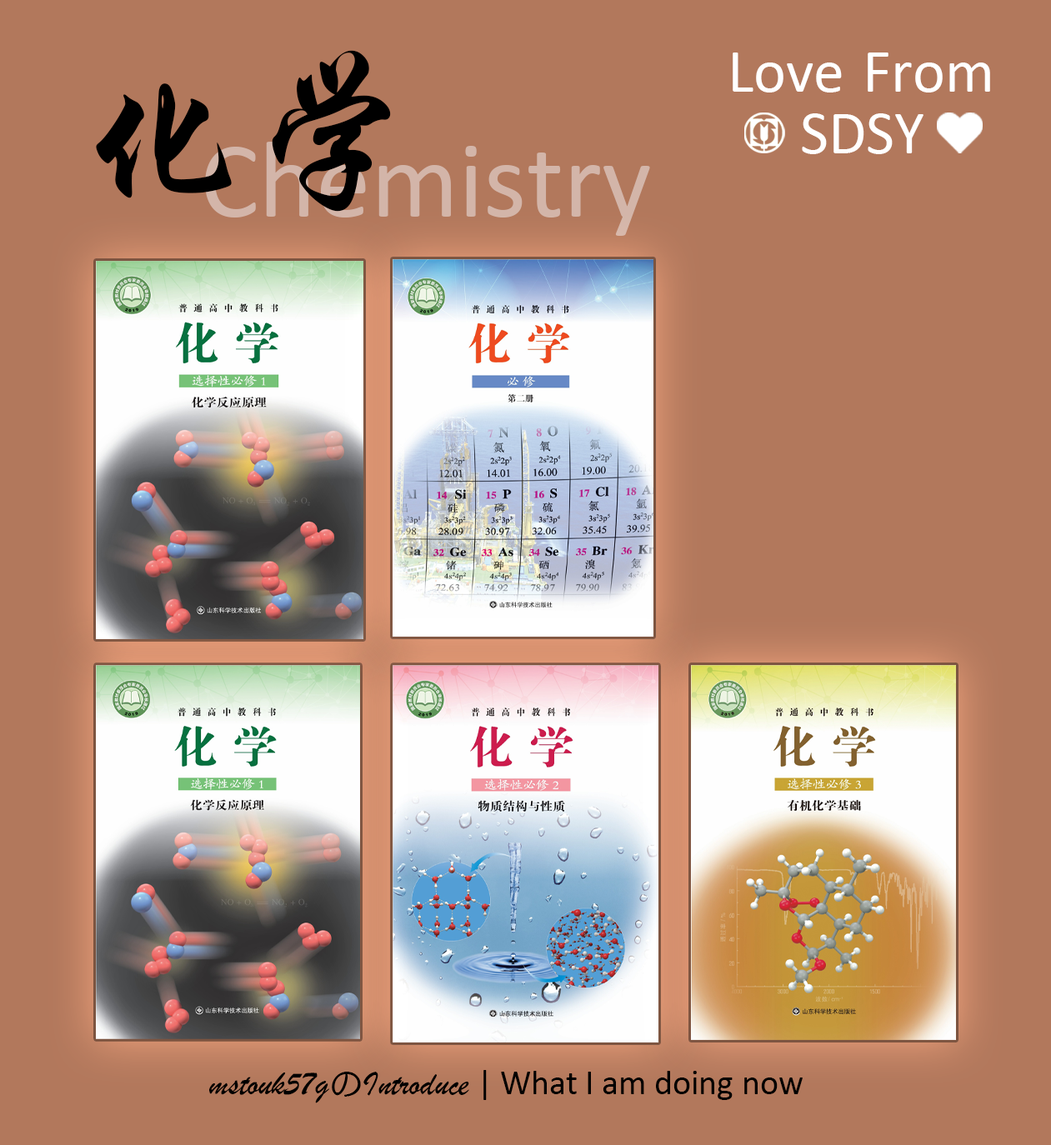
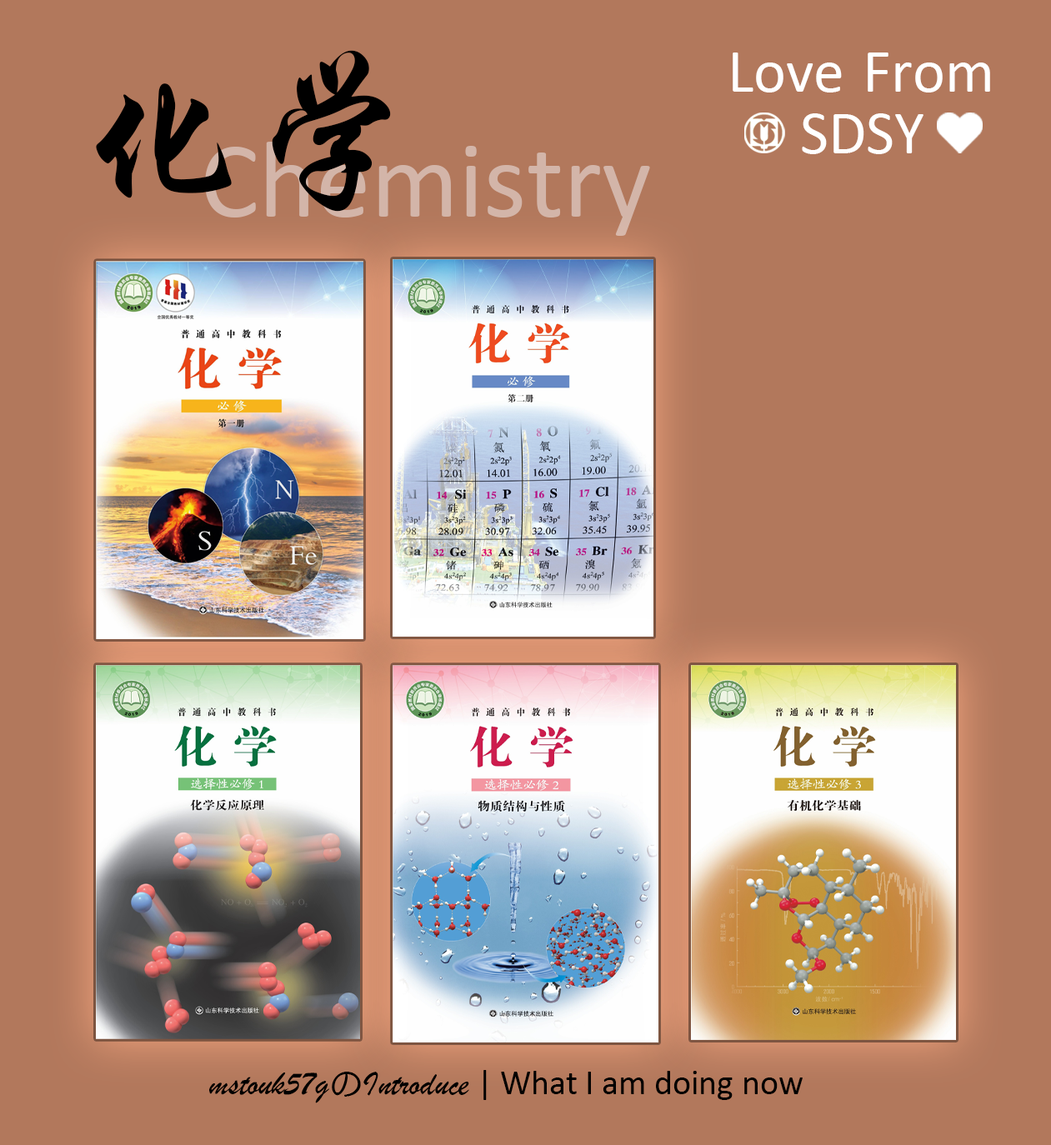
Layer changes from the first 1051 × 1145 image to the second:
renamed "图层 17" to "图层 25", moved it above "图层 21", painted on it over <box>95,260,364,640</box>
